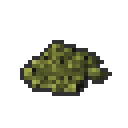
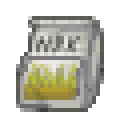
The second 128×128 image is a revision of the first. Changes to its layers:
removed layer "metal" over [20,40,112,96]
renamed "Screenshot_2020-09-30_05-55-09.png" to "Screenshot_2020-10-04_13-18-54.png", painted on it over [16,16,108,112]
